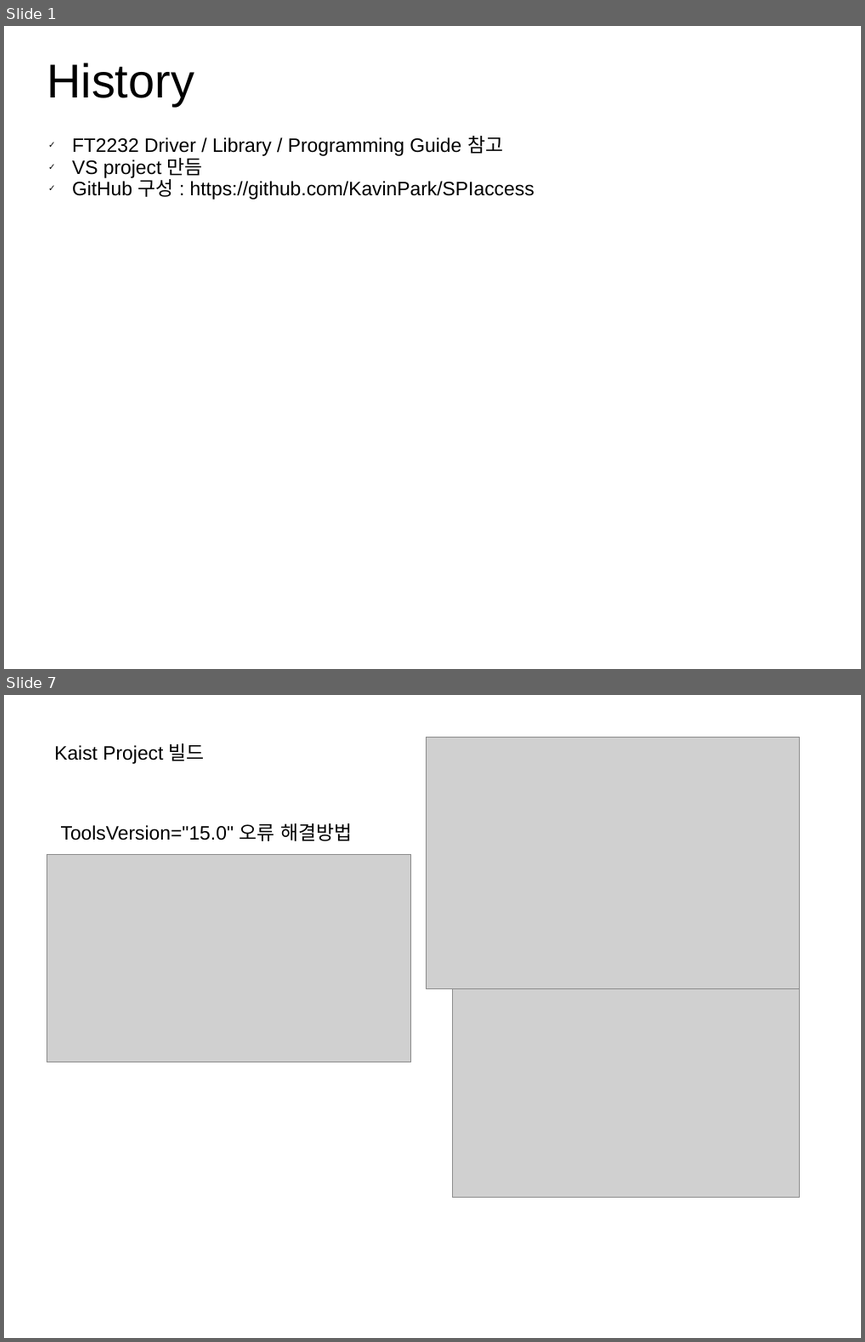
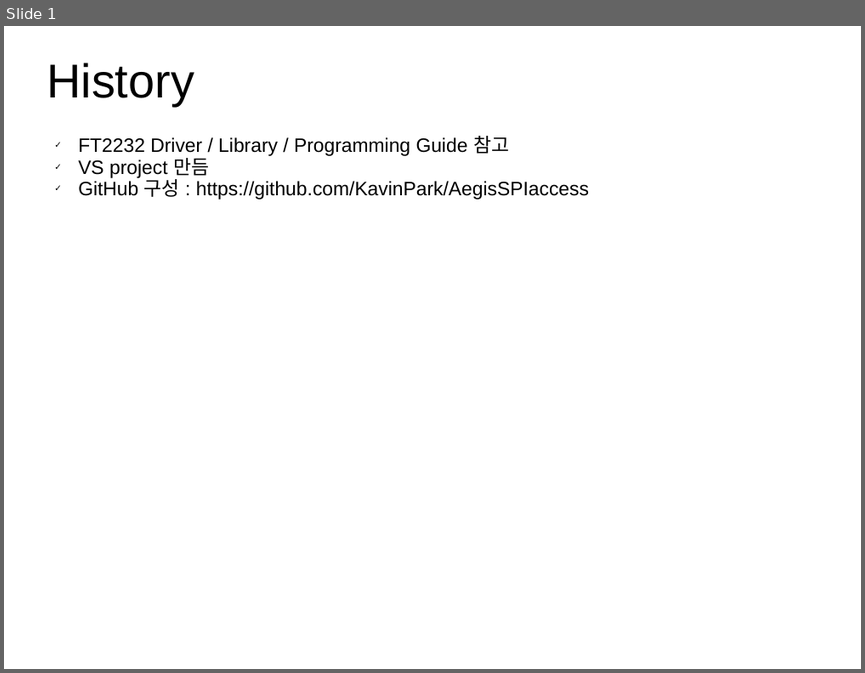
Before and after one commit to KavinPark/AegisSPIaccess, a slide deck: AegisSPI.ppt. Shown one above the other, each under a label of ours: slides 1 and 7 before the commit, slide 1 after it; the slides between them are not shown. The pictures are 865x1342 and 865x673 pixels, drawn with LibreOffice and Linux fonts; fonts in the diff are those of the drawing; grey boxes stand for pictures. Boxes give left, top, right and bottom in pixels: in the first picture for what was removed or moved away, otherwise in the second. Text is boxed around its words. In the diff, an @@ line names an element or a change of style, - is before the commit and + after.

```diff
--- a/AegisSPI.ppt
+++ b/AegisSPI.ppt
@@ slide 7 removed at <box>4,695,861,1338</box>, background #FFFFFF @@
@@ text removed at <box>54,743,205,764</box> @@
-Kaist Project 빌드
@@ picture removed at <box>426,737,800,989</box> @@
@@ text removed at <box>61,823,352,841</box> @@
-ToolsVersion="15.0" 오류 해결방법
@@ picture removed at <box>46,855,411,1063</box> @@
@@ picture removed at <box>453,989,800,1197</box> @@
@@ slide 1 changed as well @@
@@ text "FT2232 Driver / Library / ...": place and size @@
-text "FT2232 Driver / Library / ..." at <box>72,136,534,199</box>
+text "FT2232 Driver / Library / ..." at <box>78,136,589,199</box>
@@ text at <box>78,179,589,199</box>: text changed @@
-✓ GitHub 구성 : https://github.com/KavinPark/SPIaccess
+✓ GitHub 구성 : https://github.com/KavinPark/AegisSPIaccess
```
Also in this commit, not shown: 1 slide added, 9 other slides removed.
